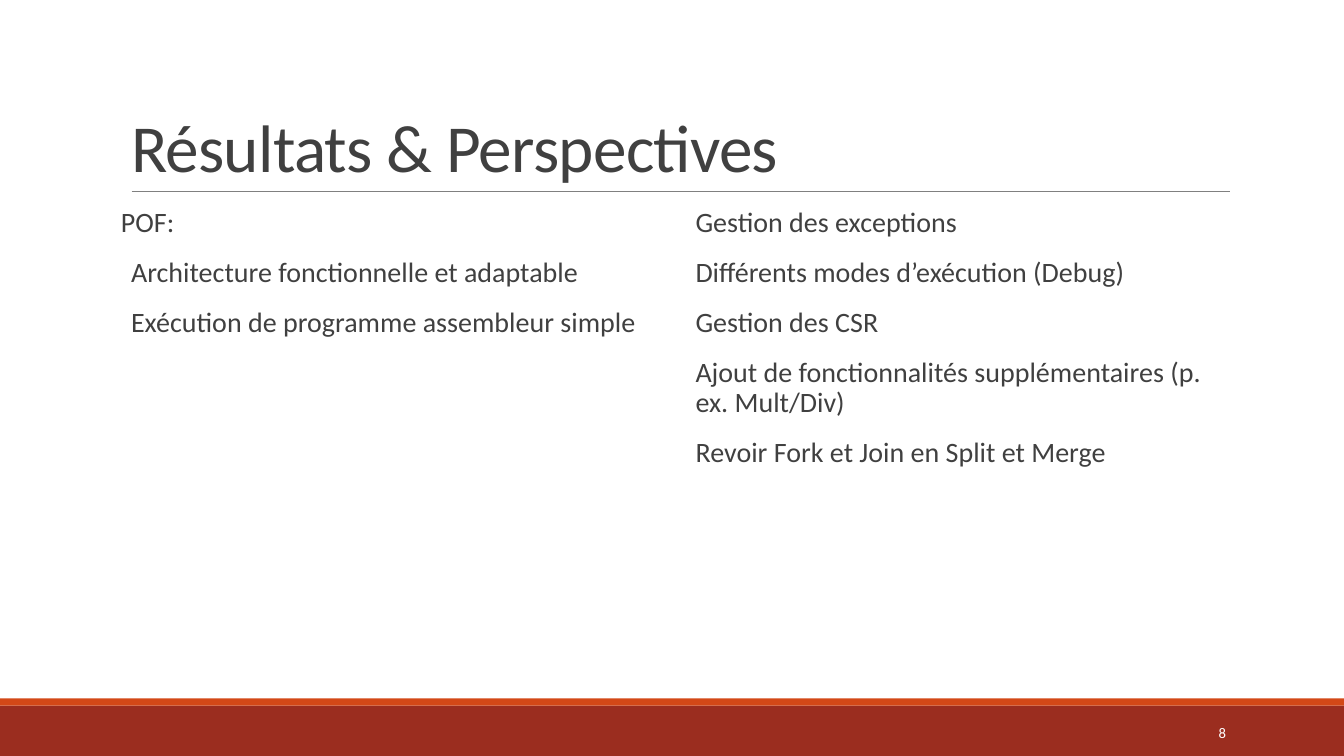
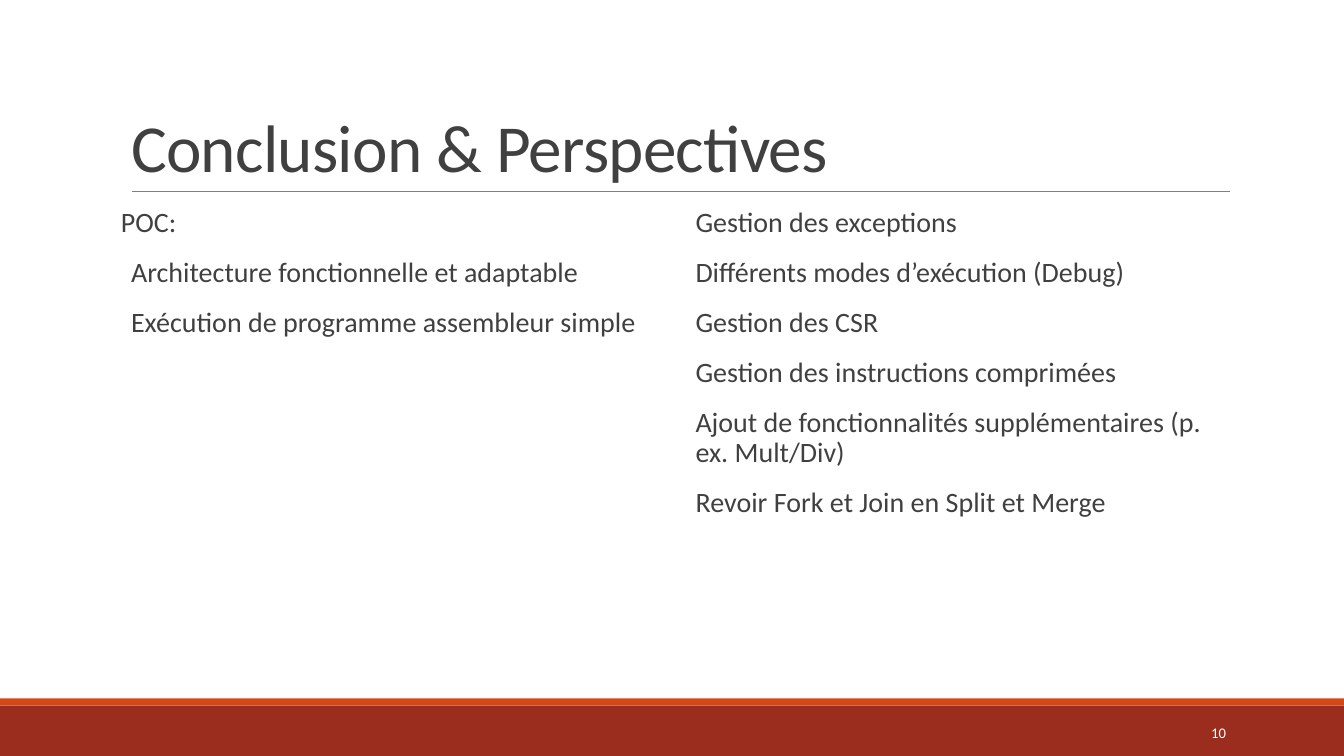
Before and after one commit to XavRobo/IbexAsynchrone, a slide deck: slide 10 of Release/CR/Presentation/ASModee.pptx (slide 8 before the commit). Drawn at 1344x756 pixels with LibreOffice and Linux fonts; fonts in the diff are those of the drawing. Boxes give left, top, right and bottom in pixels: in the first picture for what was removed or moved away, otherwise in the second. Text is boxed around its words. In the diff, an @@ line names an element or a change of style, - is before the commit and + after.

```diff
--- a/Release/CR/Presentation/ASModee.pptx
+++ b/Release/CR/Presentation/ASModee.pptx
@@ title at bbox=[131, 125, 828, 183]: text changed @@
-Résultats & Perspectives
+Conclusion & Perspectives
@@ text at bbox=[121, 214, 176, 232]: text changed @@
-POF:
+POC:
@@ text at bbox=[696, 362, 1116, 387]: paragraph added @@
+  Gestion des instructions comprimées
@@ page number at bbox=[1211, 728, 1226, 738]: text changed @@
-8
+10
```
Also in this commit, not shown: 1 other slide changed, 4 slides added, 1 slide removed, 23 other files.
